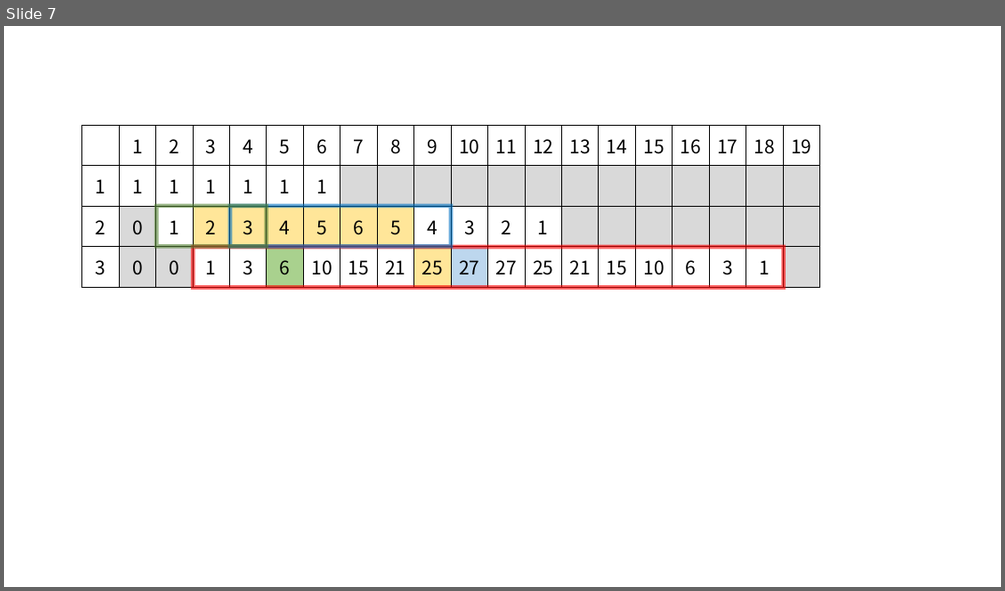
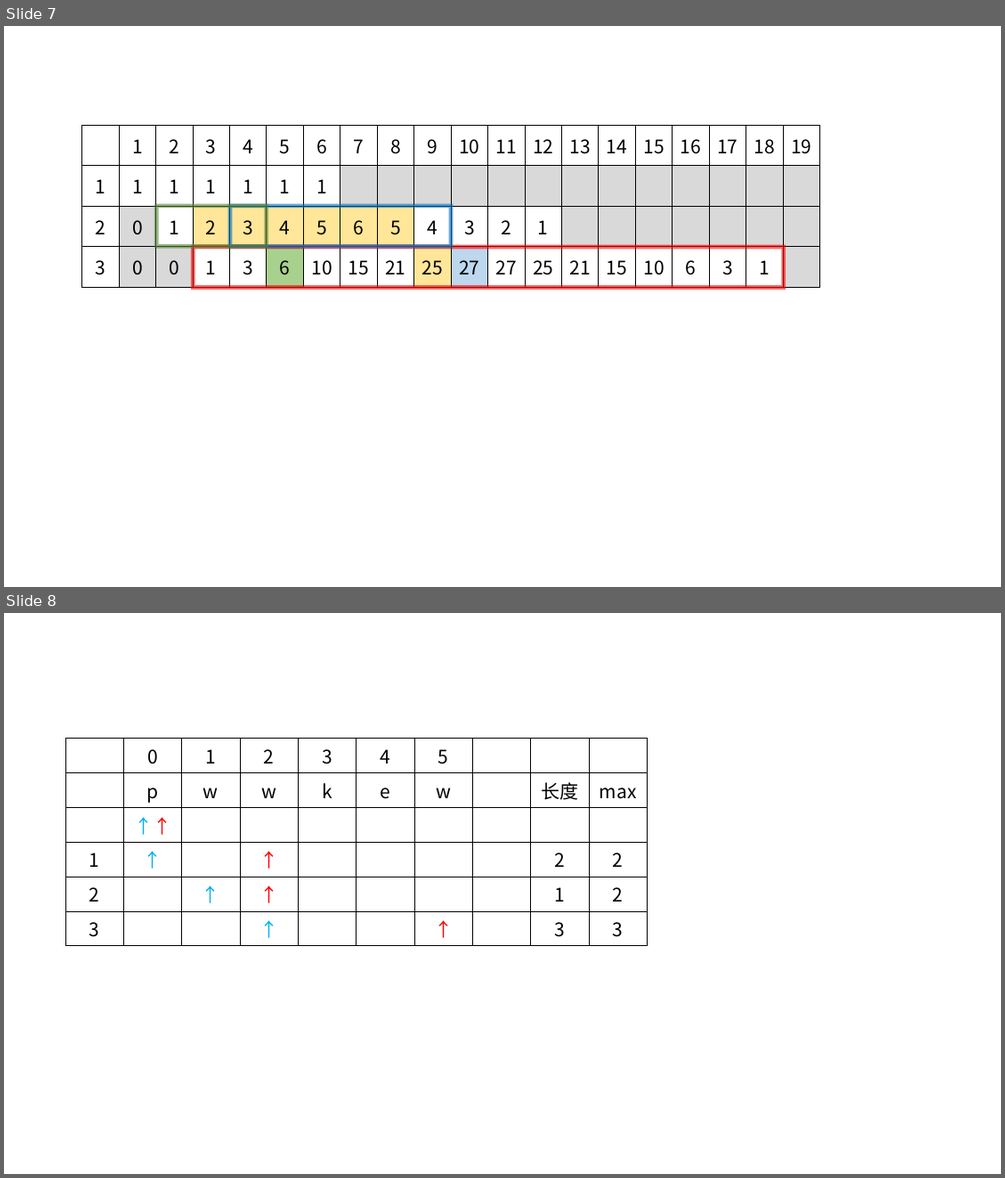
Before and after one commit to Hansimov/cs-notes, a slide deck: 高频代码题解示意图.pptx. Shown one above the other, each under a label of ours: slide 7 before the commit, slides 7 and 8 after it. The pictures are 1005x591 and 1005x1178 pixels, drawn with LibreOffice and Linux fonts; fonts in the diff are those of the drawing. Boxes give left, top, right and bottom in pixels: in the first picture for what was removed or moved away, otherwise in the second. Text is boxed around its words. In the diff, an @@ line names an element or a change of style, - is before the commit and + after.

```diff
--- a/高频代码题解示意图.pptx
+++ b/高频代码题解示意图.pptx
@@ slide 8 added at bbox=[4, 613, 1001, 1174], background #FFFFFF @@
@@ table added at bbox=[65, 738, 648, 945], 6 rows, 10 columns @@
+ | 0 | 1 | 2 | 3 | 4 | 5 |  |  | 
+ | p | w | w | k | e | w |  | 长度 | max
+ | ↑↑ |  |  |  |  |  |  |  | 
+1 | ↑ |  | ↑ |  |  |  |  | 2 | 2
+2 |  | ↑ | ↑ |  |  |  |  | 1 | 2
+3 |  |  | ↑ |  |  | ↑ |  | 3 | 3
```
Also in this commit, not shown: 1 other slide added, 7 other files.
